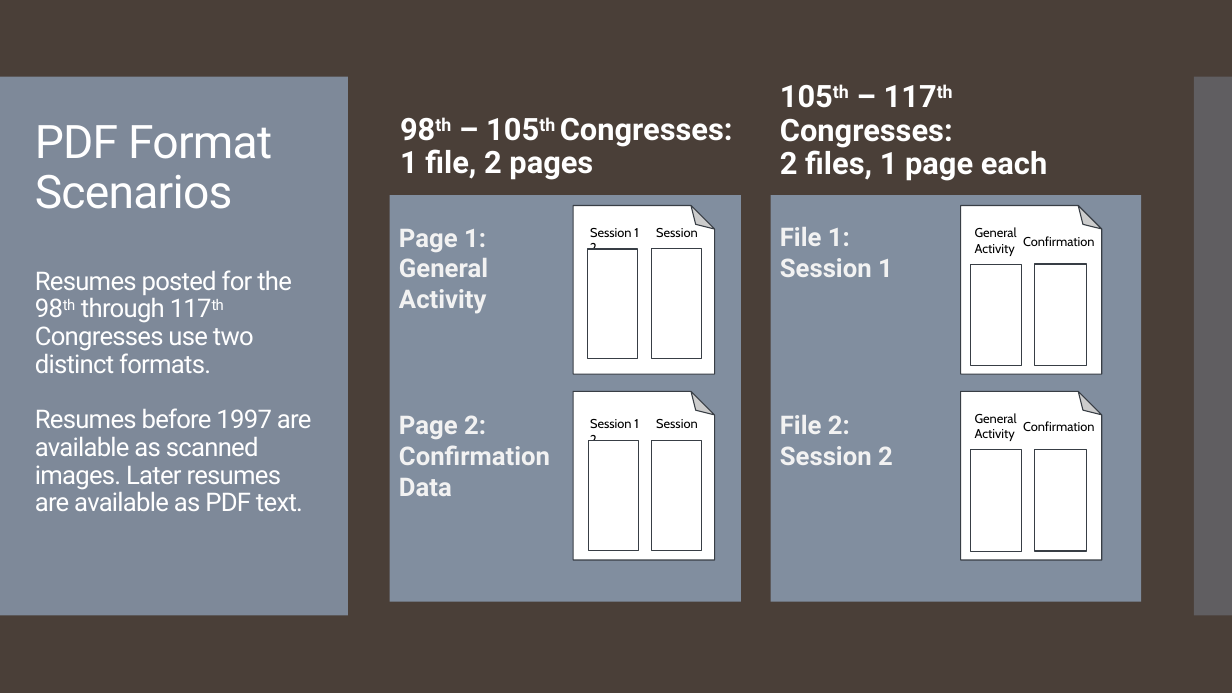
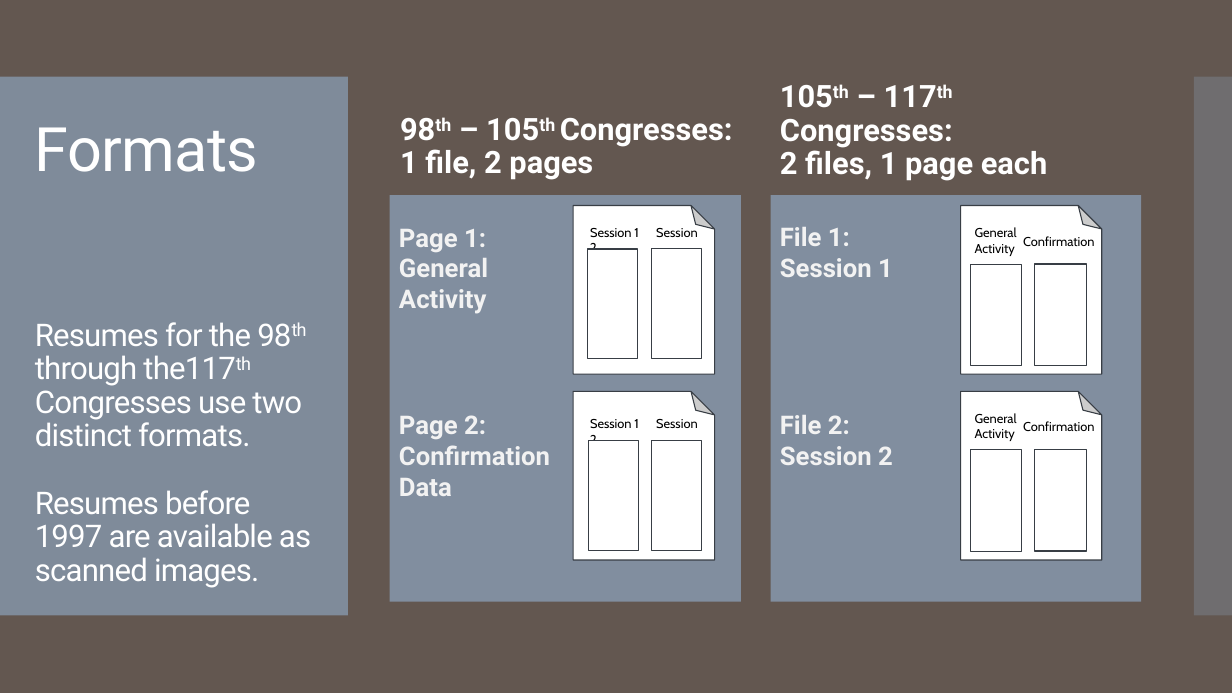
Before and after one commit to tamimcm416/congressional_data_scrape, a slide deck: slide 6 of Data Scrape and Validation Presentation.pptx. Drawn at 1232x693 pixels with LibreOffice and Linux fonts; fonts in the diff are those of the drawing. Boxes give left, top, right and bottom in pixels: in the first picture for what was removed or moved away, otherwise in the second. Text is boxed around its words. In the diff, an @@ line names an element or a change of style, - is before the commit and + after.

```diff
--- a/Data Scrape and Validation Presentation.pptx
+++ b/Data Scrape and Validation Presentation.pptx
@@ background #4A3F38 to #645851 @@
@@ title at box(35, 127, 311, 588): text changed; size 20 to 24.3 pt @@
-PDF Format Scenarios
-Resumes posted for the 98th through 117th Congresses use two distinct formats.
-Resumes before 1997 are available as scanned images. Later resumes are available as PDF text.
+Formats
+Resumes for the 98th through the117th Congresses use two distinct formats.
+Resumes before 1997 are available as scanned images.
```
Also in this commit, not shown: 16 other slides changed, 6 slides added, 2 slides removed.
